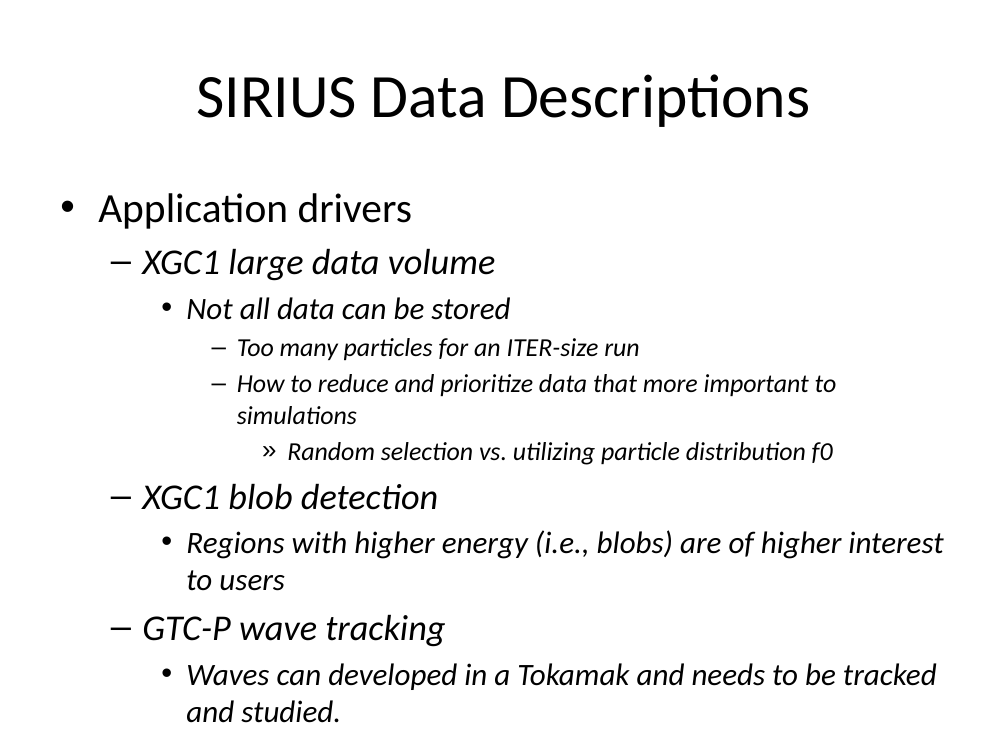
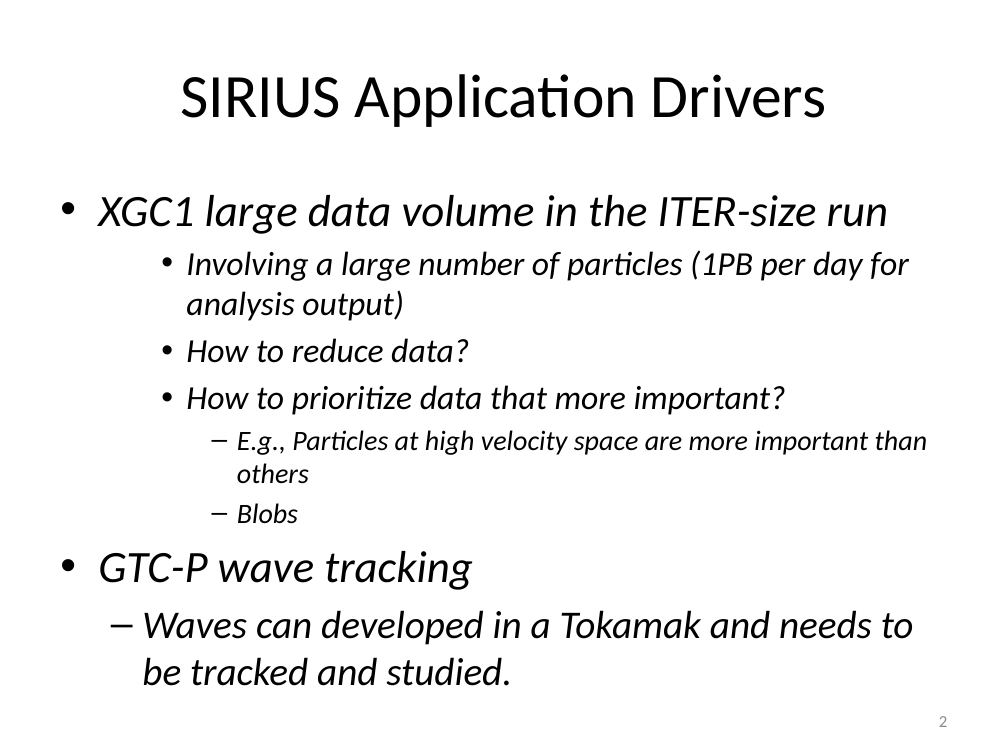
Before and after one commit to TPLink32/sirius, a slide deck: slide 2 of All-Hand-Meetings/AHM-10-14-2015/Presentations/SIRIUS_AHM-liu.pptx. Drawn at 1008x756 pixels with LibreOffice and Linux fonts; fonts in the diff are those of the drawing. Boxes give left, top, right and bottom in pixels: in the first picture for what was removed or moved away, otherwise in the second. Text is boxed around its words. In the diff, an @@ line names an element or a change of style, - is before the commit and + after.

Commit message:
my slides.

```diff
--- a/All-Hand-Meetings/AHM-10-14-2015/Presentations/SIRIUS_AHM-liu.pptx
+++ b/All-Hand-Meetings/AHM-10-14-2015/Presentations/SIRIUS_AHM-liu.pptx
@@ title at (180, 74, 827, 127): text changed @@
-SIRIUS Data Descriptions
+SIRIUS Application Drivers
@@ text at (98, 195, 928, 524): text changed; size 18.5 to 24 pt @@
-• Application drivers
-  – XGC1 large data volume
-    • Not all data can be stored
-      – Too many particles for an ITER-size run
-      – How to reduce and prioritize data that more important to simulations
-        » Random selection vs. utilizing particle distribution f0
-  – XGC1 blob detection
-    • Regions with higher energy (i.e., blobs) are of higher interest to users
+• XGC1 large data volume in the ITER-size run
+    • Involving a large number of particles (1PB per day for analysis output)
+    • How to reduce data?
+    • How to prioritize data that more important?
+      – E.g., Particles at high velocity space are more important than others
+      – Blobs
@@ text at (98, 551, 914, 686): size 25.9 to 32 pt in "GTC-P wave tracking"; size 22.2 to 28 pt in "Waves can developed in a Tokamak and ..."; bullet – to •; list level 2 to 1 in "GTC-P wave tracking"; bullet • to –; list level 3 to 2 in "Waves can developed in a ..." @@
@@ page number added at (939, 716, 947, 727), 12 pt, text #8C8C8C @@
+2
```
Also in this commit, not shown: 4 other slides changed, 3 slides added.
